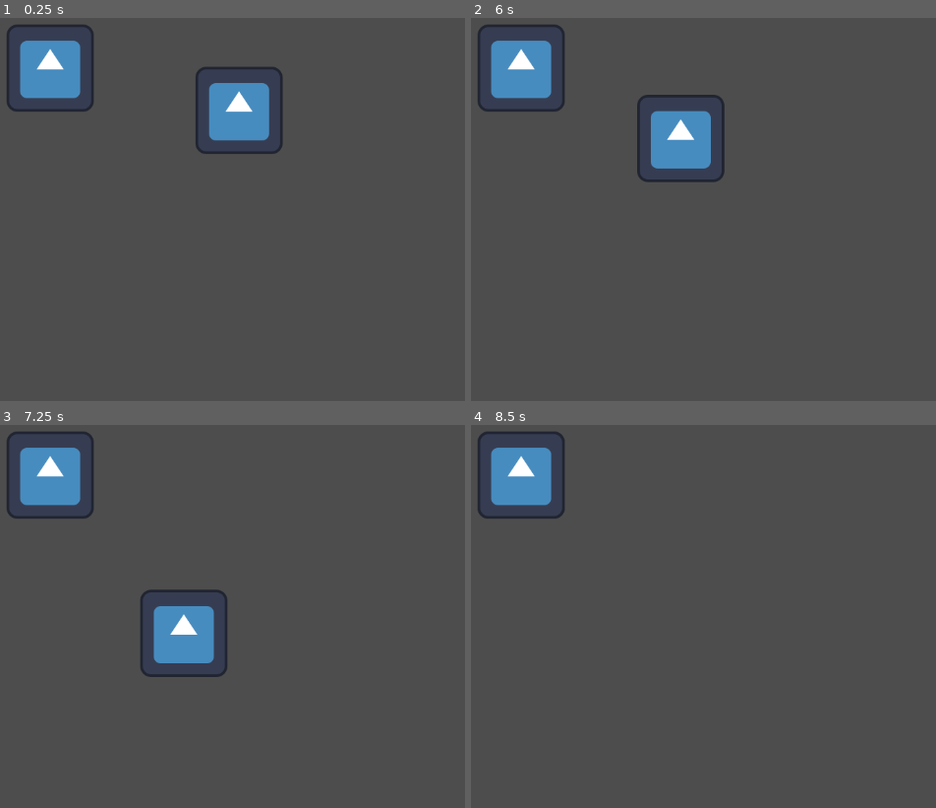
Above: before the commit, frames 1-4 (two rows, left to right).
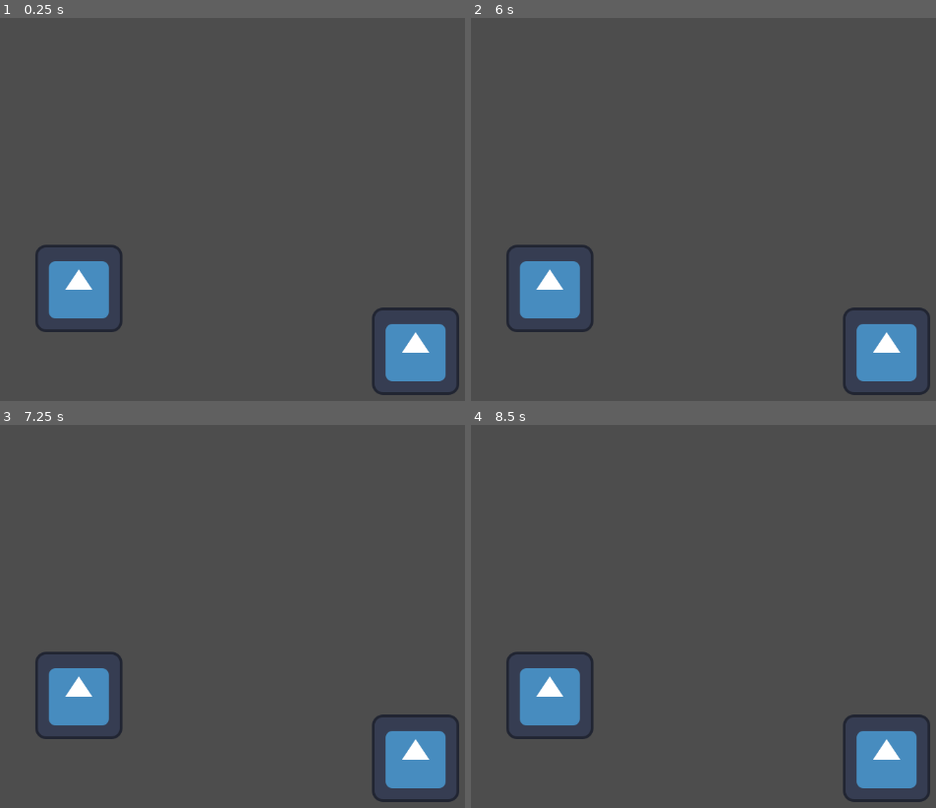
Above: after the commit, the same moments.

Repository: ABlueEgg/2276-Monopoly
Game: Godot game, scene res://main.tscn
The game is run twice, just before and just after one commit, with the same random seed, the same clock (stepped at 60 frames per second) and the same inputs. The engine's default icon, where the game draws it, is replaced by a stand-in: a white triangle on a blue panel in a dark square.
Inputs (mouse positions are in pixels of both pictures, inside the frame that each line leads up to):
- Up to frame 1 (0.25 s): no input
- Up to frame 2 (6 s): tap Enter at 0.5, 2, 3.5 s; move the mouse to (outside the picture) at 0.52 s; click (outside the picture) at 0.67 s; tap Space at 1.25, 2.75, 4.25 s; drag from (652, 224) to (522, 67) at 1.27 s; move the mouse to (889, 106) at 2.02 s; click (889, 106) at 2.17 s; drag from (773, 293) to (708, 109) at 2.77 s; move the mouse to (outside the picture) at 3.52 s; click (outside the picture) at 3.67 s; drag from (577, 136) to (694, 94) at 4.27 s; move the mouse to (852, 205) at 5.02 s; click (852, 205) at 5.17 s; drag from (694, 94) to (652, 224) at 5.77 s
- Up to frame 3 (7.25 s): move the mouse to (outside the picture) at 6.52 s; click (outside the picture) at 6.67 s
- Up to frame 4 (8.5 s): drag from (652, 631) to (522, 474) at 7.27 s; move the mouse to (889, 513) at 8.02 s; click (889, 513) at 8.17 s

The runs differ from the first frame. In frame 1, 10% of the frame differs, in the area x 1-99%, y 1-99%; in frame 2, 9.9%; in frame 3, 9.9%; in frame 4, 7.5%.

Commit message:
added both card slot and hover effect

Diff:
--- /dev/null
+++ b/monopoly/card.gd
@@ -0,0 +1,21 @@
+extends Node2D
+
+signal hovered
+signal hovered_off
+# Called when the node enters the scene tree for the first time.
+func _ready() -> void:
+	#all cards must be a child of cardmanager or this errors
+	get_parent().connect_card_signals(self)
+
+
+# Called every frame. 'delta' is the elapsed time since the previous frame.
+func _process(delta: float) -> void:
+	pass
+
+
+func _on_area_2d_mouse_entered() -> void:
+	emit_signal("hovered",self)
+
+
+func _on_area_2d_mouse_exited() -> void:
+	emit_signal("hovered_off",self)
--- a/monopoly/card.tscn
+++ b/monopoly/card.tscn
@@ -1,11 +1,13 @@
-[gd_scene load_steps=3 format=3 uid="uid://dmeauhj457euf"]
+[gd_scene load_steps=4 format=3 uid="uid://dmeauhj457euf"]
 
 [ext_resource type="Texture2D" uid="uid://bksb58n8c2kat" path="res://icon.svg" id="1_454pi"]
+[ext_resource type="Script" path="res://card.gd" id="1_a54i0"]
 
 [sub_resource type="RectangleShape2D" id="RectangleShape2D_mlrie"]
 size = Vector2(113, 117)
 
 [node name="Card" type="Node2D"]
+script = ExtResource("1_a54i0")
 
 [node name="Card_Image" type="Sprite2D" parent="."]
 texture = ExtResource("1_454pi")
@@ -15,3 +17,6 @@
 [node name="CollisionShape2D" type="CollisionShape2D" parent="Area2D"]
 position = Vector2(-0.5, -0.5)
 shape = SubResource("RectangleShape2D_mlrie")
+
+[connection signal="mouse_entered" from="Area2D" to="." method="_on_area_2d_mouse_entered"]
+[connection signal="mouse_exited" from="Area2D" to="." method="_on_area_2d_mouse_exited"]
--- a/monopoly/card_manager.gd
+++ b/monopoly/card_manager.gd
@@ -2,9 +2,11 @@
 # the image attached to cards is a temp image that can be changed later
 
 const COLLISION_MASK_CARD = 1
+const COLLISION_MASK_CARD_SLOT = 2
 
 var screen_size
 var card_being_dragged
+var is_hovering_on_card
 
 # Called when the node enters the scene tree for the first time.
 #this function makes sure the cards cant go off screen
@@ -23,9 +25,63 @@
 		if event.pressed:
 			var card = raycast_check_for_card()
 			if card:
-				card_being_dragged = card
+				start_drag(card)
 		else:
-			card_being_dragged = null
+			finish_drag()
+
+func start_drag(card):
+	card_being_dragged = card
+	card.scale = Vector2(1,1)
+
+func finish_drag():
+	if card_being_dragged == null:
+		return
+	card_being_dragged.scale = Vector2(1.05,1.05)
+	var card_slot_found = raycast_check_for_card_slot()
+	if card_slot_found and not card_slot_found.card_in_slot:
+		card_being_dragged.position = card_slot_found.position
+		card_being_dragged.get_node("Area2D/CollisionShape2D").disabled = true
+		card_slot_found.card_in_slot = true
+	card_being_dragged = null
+
+func connect_card_signals(card):
+	card.connect("hovered", on_hovered_over_card)
+	card.connect("hovered_off", on_hovered_off_card)
+
+func on_hovered_over_card(card):
+	if !is_hovering_on_card:
+		is_hovering_on_card = true
+		highlight_card(card, true)
+
+func on_hovered_off_card(card):
+	if !card_being_dragged:
+		highlight_card(card, false)
+		#check if hovered off card straight on to another card
+		var new_card_hovered = raycast_check_for_card()
+		if new_card_hovered:
+			highlight_card(new_card_hovered, true)
+		else:
+			is_hovering_on_card = false
+
+func highlight_card(card, hovered):
+	if hovered:
+		card.scale = Vector2(1.05,1.05)
+		card.z_index = 2
+	else:
+		card.scale = Vector2(1,1)
+		card.z_index = 1
+
+func raycast_check_for_card_slot():
+	# pulled from godot documentation
+	var space_state = get_world_2d().direct_space_state
+	var parameters = PhysicsPointQueryParameters2D.new()
+	parameters.position = get_global_mouse_position()
+	parameters.collide_with_areas = true
+	parameters.collision_mask = COLLISION_MASK_CARD_SLOT
+	var result = space_state.intersect_point(parameters)
+	if result.size() > 0:
+		return result[0].collider.get_parent()
+	return null
 
 func raycast_check_for_card():
 	# pulled from godot documentation
@@ -36,5 +92,15 @@
 	parameters.collision_mask = COLLISION_MASK_CARD
 	var result = space_state.intersect_point(parameters)
 	if result.size() > 0:
-		return result[0].collider.get_parent()
+		return get_card_with_highest_z_index(result)
 	return null
+func get_card_with_highest_z_index(cards):
+	var highest_z_card = cards[0].collider.get_parent()
+	var highest_z_index = highest_z_card.z_index
+
+	for i in range(1, cards.size()):
+		var current_card = cards[i].collider.get_parent()
+		if current_card.z_index > highest_z_index:
+			highest_z_card = current_card
+			highest_z_index = current_card.z_index
+	return highest_z_card
--- /dev/null
+++ b/monopoly/card_slot.gd
@@ -0,0 +1,3 @@
+extends Node2D
+
+var card_in_Slot = false
--- /dev/null
+++ b/monopoly/card_slot.tscn
@@ -0,0 +1,18 @@
+[gd_scene load_steps=3 format=3 uid="uid://dl2qflp80gu66"]
+
+[ext_resource type="Script" path="res://card_slot.gd" id="1_m4eg3"]
+
+[sub_resource type="RectangleShape2D" id="RectangleShape2D_ooxq1"]
+size = Vector2(83, 89)
+
+[node name="CardSlot" type="Node2D"]
+script = ExtResource("1_m4eg3")
+
+[node name="CardSlotImage" type="Sprite2D" parent="."]
+
+[node name="Area2D" type="Area2D" parent="."]
+collision_layer = 2
+collision_mask = 2
+
+[node name="CollisionShape2D" type="CollisionShape2D" parent="Area2D"]
+shape = SubResource("RectangleShape2D_ooxq1")
--- a/monopoly/main.tscn
+++ b/monopoly/main.tscn
@@ -1,7 +1,8 @@
-[gd_scene load_steps=3 format=3 uid="uid://7l173tk5bbnr"]
+[gd_scene load_steps=4 format=3 uid="uid://7l173tk5bbnr"]
 
 [ext_resource type="Script" path="res://card_manager.gd" id="1_crxfy"]
 [ext_resource type="PackedScene" uid="uid://dmeauhj457euf" path="res://card.tscn" id="2_8tdcx"]
+[ext_resource type="PackedScene" uid="uid://dl2qflp80gu66" path="res://card_slot.tscn" id="3_06dlb"]
 
 [node name="Main" type="Node2D"]
 
@@ -9,7 +10,10 @@
 script = ExtResource("1_crxfy")
 
 [node name="Card" parent="CardManager" instance=ExtResource("2_8tdcx")]
-position = Vector2(150, 124)
+position = Vector2(192, 447)
 
 [node name="Card2" parent="CardManager" instance=ExtResource("2_8tdcx")]
-position = Vector2(427, 186)
+position = Vector2(686, 539)
+
+[node name="CardSlot" parent="." instance=ExtResource("3_06dlb")]
+position = Vector2(485, 235)
